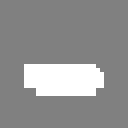
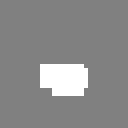
Two versions of the same layered image (128 × 128). Layer-by-layer changes:
painted on "Layer 3" over [24, 64, 104, 96]
